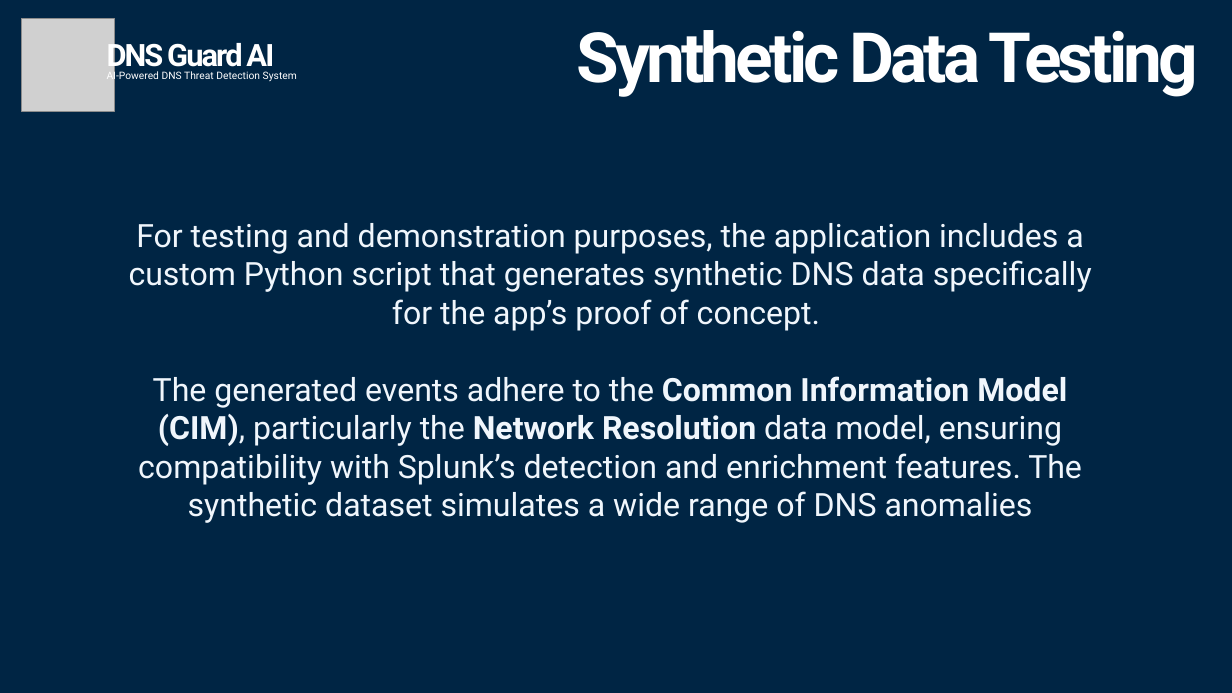
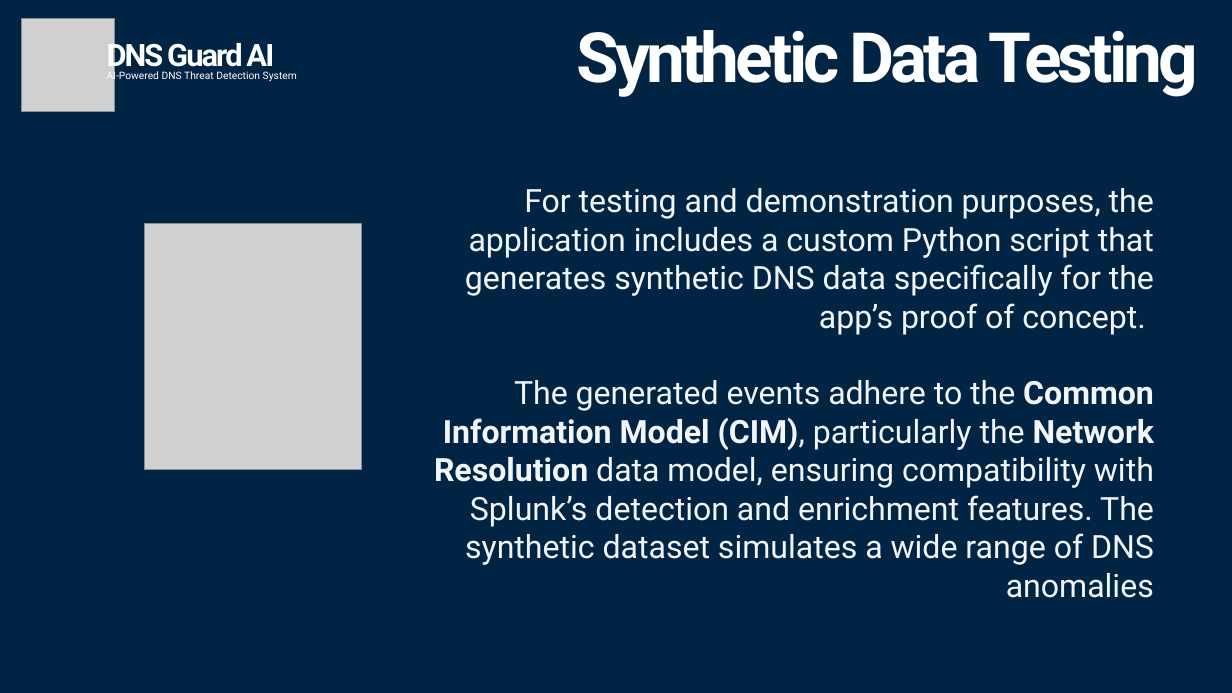
Before and after one commit to aleeric/Splunk-DNSGuard-AI, a slide deck: slide 7 of Splunk-Build-A-Thon-Idea/Splunk-DNSGuard-AI-IDEA.pptx. Drawn at 1232x693 pixels with LibreOffice and Linux fonts; fonts in the diff are those of the drawing; grey boxes stand for pictures. Boxes give left, top, right and bottom in pixels: in the first picture for what was removed or moved away, otherwise in the second. Text is boxed around its words. In the diff, an @@ line names an element or a change of style, - is before the commit and + after.

```diff
--- a/Splunk-Build-A-Thon-Idea/Splunk-DNSGuard-AI-IDEA.pptx
+++ b/Splunk-Build-A-Thon-Idea/Splunk-DNSGuard-AI-IDEA.pptx
@@ text "For testing and demonstration purposes, ...": place and size @@
-text "For testing and demonstration purposes, ..." at box(129, 223, 1092, 523)
+text "For testing and demonstration purposes, ..." at box(434, 188, 1154, 598)
@@ text "For testing and demonstration purposes, ..." at box(434, 188, 1154, 598): alignment centre to right @@
@@ picture added at box(144, 224, 362, 470) @@
```
Also in this commit, not shown: 4 other slides changed, 3 other files.
